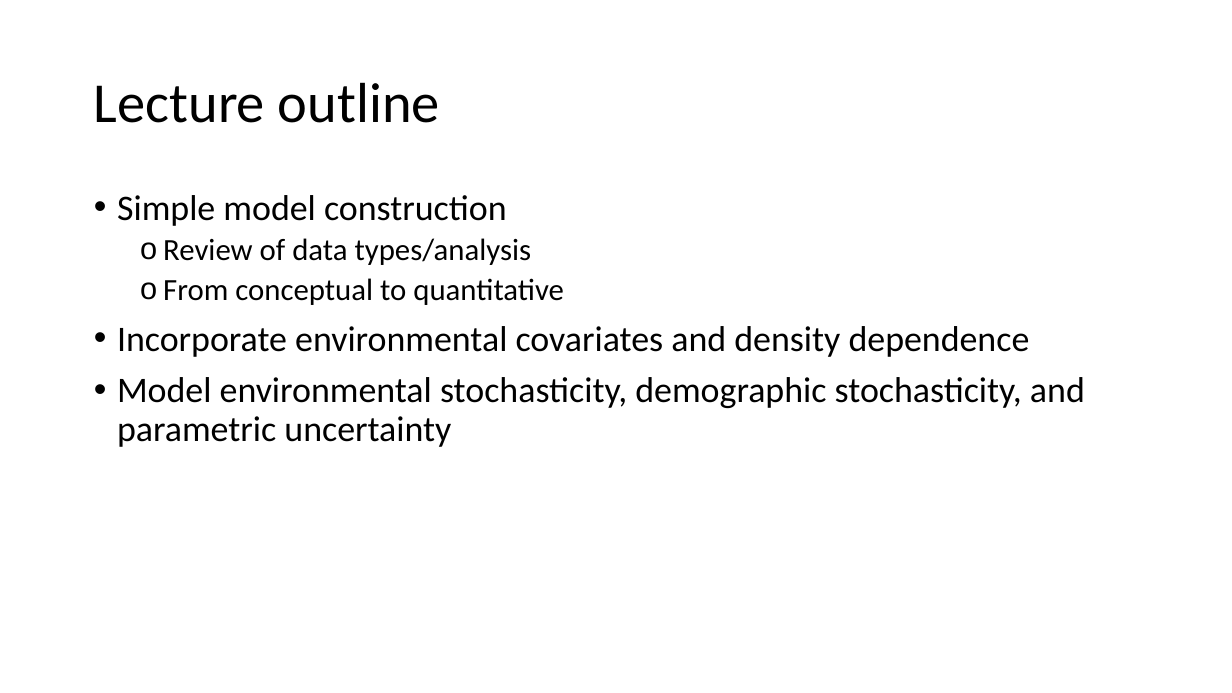
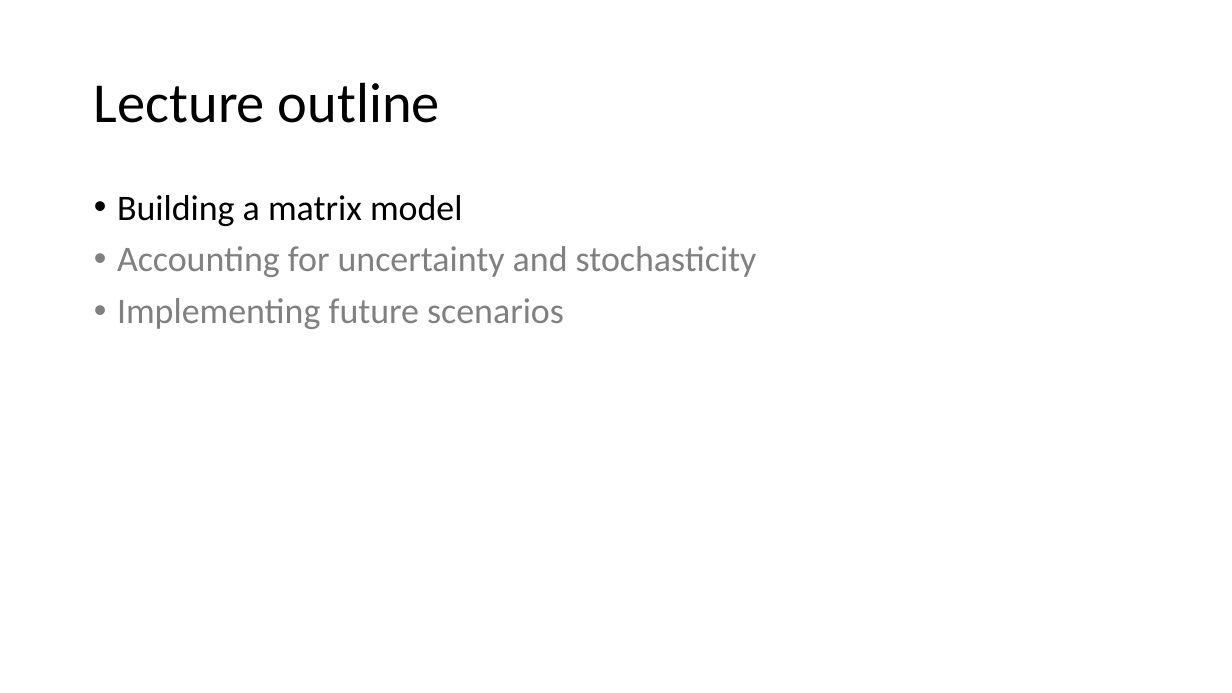
Before and after one commit to annamtucker/ssa-200, a slide deck: slide 4 of static/lectures/SSA_MatrixDemPVA.pptx (slide 3 before the commit). Drawn at 1232x693 pixels with LibreOffice and Linux fonts; fonts in the diff are those of the drawing; background and template pictures are left out. Boxes give left, top, right and bottom in pixels: in the first picture for what was removed or moved away, otherwise in the second. Text is boxed around its words. In the diff, an @@ line names an element or a change of style, - is before the commit and + after.

```diff
--- a/static/lectures/SSA_MatrixDemPVA.pptx
+++ b/static/lectures/SSA_MatrixDemPVA.pptx
@@ text at <box>117,195,757,329</box>: text changed; text colour #000000 to #808080 @@
-• Simple model construction
-  o Review of data types/analysis
-  o From conceptual to quantitative
-• Incorporate environmental covariates and density dependence
-• Model environmental stochasticity, demographic stochasticity, and parametric uncertainty
+• Building a matrix model
+• Accounting for uncertainty and stochasticity
+• Implementing future scenarios
```
Also in this commit, not shown: 16 other slides changed, 37 slides added, 22 slides removed, 15 other files.
